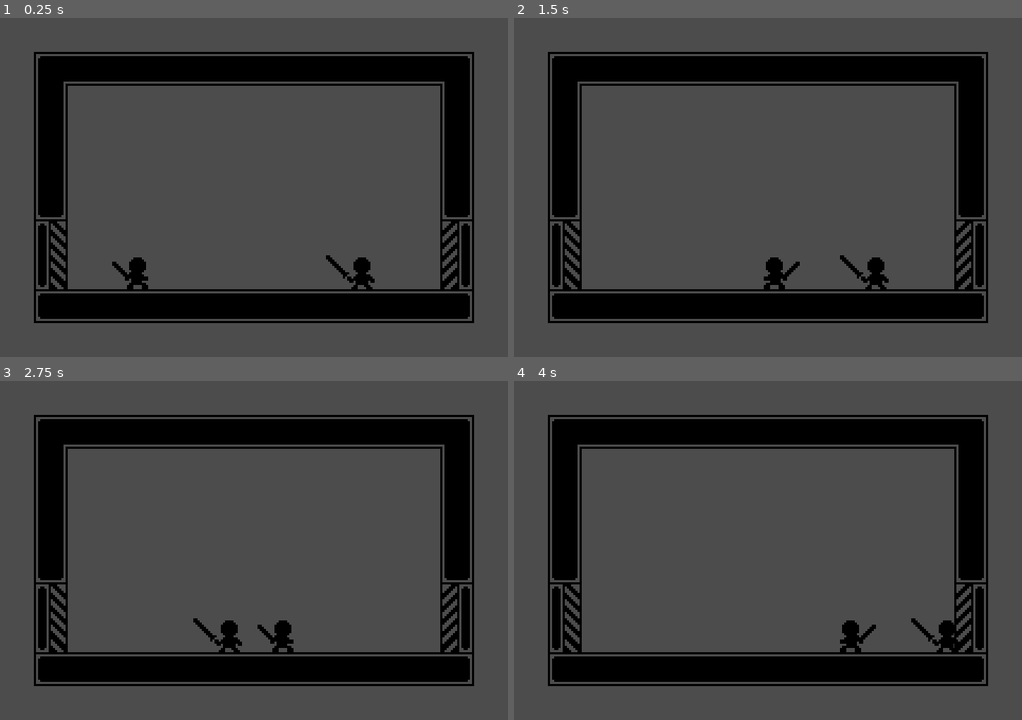
Above: before the commit, frames 1-4 (two rows, left to right).
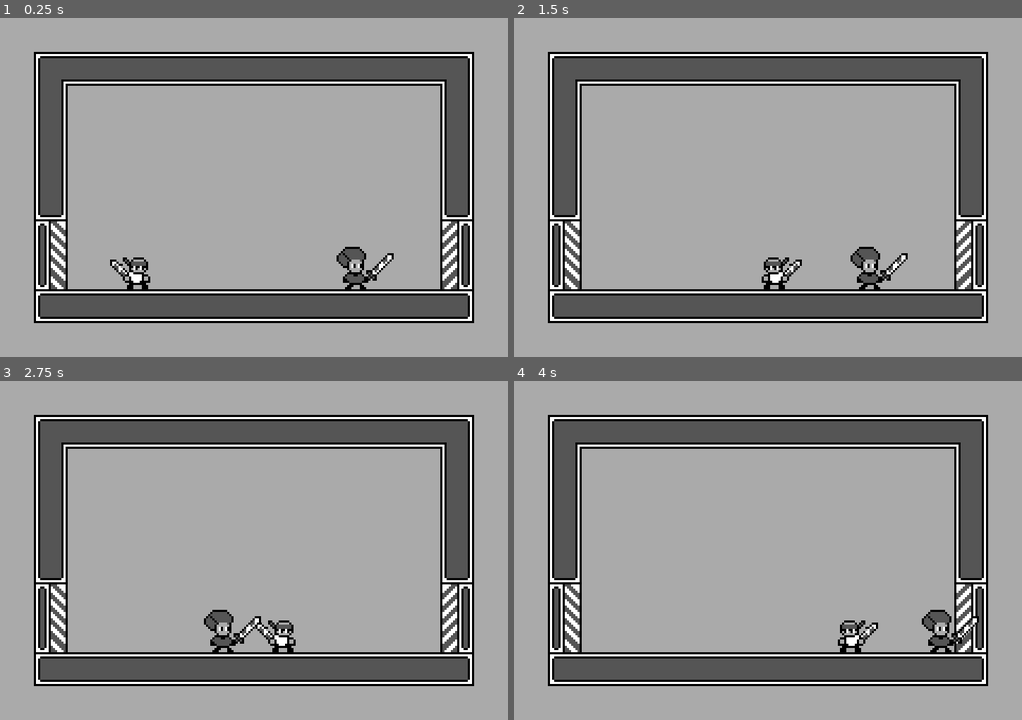
Above: after the commit, the same moments.

Repository: CaresleGames/OneHit
Game: Godot game, scene res://src/Levels/Level1.tscn
Same seed, same stepped clock (60 frames per second), same inputs: the game is played once before the commit and once after it. The project has no main scene, so this scene is started directly.
Inputs:
- Up to frame 1 (0.25 s): no input
- Up to frame 2 (1.5 s): tap Enter (ui_accept) at 0.5, 0.77 s; hold Right (ui_right) 0.53-1.28 s; hold Left (ui_left) from 1.28 s (still down)
- Up to frame 3 (2.75 s): tap Enter (ui_accept) at 1.52 s; release Left (ui_left) at 2.03 s; hold Right (ui_right) from 2.03 s (still down)
- Up to frame 4 (4 s): tap Enter (ui_accept) at 3.02, 3.77 s; release Right (ui_right) at 3.53 s; hold Left (ui_left) from 3.53 s (still down)

The runs differ from the first frame. In frame 1, 93% of the frame differs, in the area x 0-100%, y 0-100%; in frame 2, 93%; in frame 3, 93%; in frame 4, 93%.

Commit message:
Improve sprites

Diff:
--- a/src/Enemy/Enemy.tscn
+++ b/src/Enemy/Enemy.tscn
@@ -25,6 +25,7 @@
 
 [node name="Sprite" type="Sprite" parent="."]
 texture = ExtResource( 1 )
+flip_h = true
 
 [node name="CollisionShape2D" type="CollisionShape2D" parent="."]
 position = Vector2( 0.625, 1 )
--- a/src/Levels/Level1.tscn
+++ b/src/Levels/Level1.tscn
@@ -1,8 +1,9 @@
-[gd_scene load_steps=16 format=2]
+[gd_scene load_steps=17 format=2]
 
 [ext_resource path="res://assets/tilemap.png" type="Texture" id=1]
 [ext_resource path="res://src/Player/Player.tscn" type="PackedScene" id=2]
 [ext_resource path="res://src/Enemy/Enemy.tscn" type="PackedScene" id=3]
+[ext_resource path="res://assets/background.png" type="Texture" id=4]
 
 [sub_resource type="ConvexPolygonShape2D" id=1]
 points = PoolVector2Array( 0, 0, 16, 0, 16, 16, 0, 16 )
@@ -272,6 +273,10 @@
 
 [node name="Level1" type="Node2D"]
 
+[node name="Background" type="Sprite" parent="."]
+texture = ExtResource( 4 )
+centered = false
+
 [node name="TileMap" type="TileMap" parent="."]
 tile_set = SubResource( 12 )
 cell_size = Vector2( 16, 16 )
Binary file added: assets/background.png
Not shown, added: assets/background.png.import
Binary file changed: assets/player1.png
Binary file changed: assets/player2.png
Not shown, added: assets/sfx/DM-CGS-41.wav.import
Not shown, added: assets/sfx/DM-CGS-46.wav.import
Not shown, added: assets/sfx/footstep_carpet_002.ogg.import
Binary file changed: assets/tilemap.png
